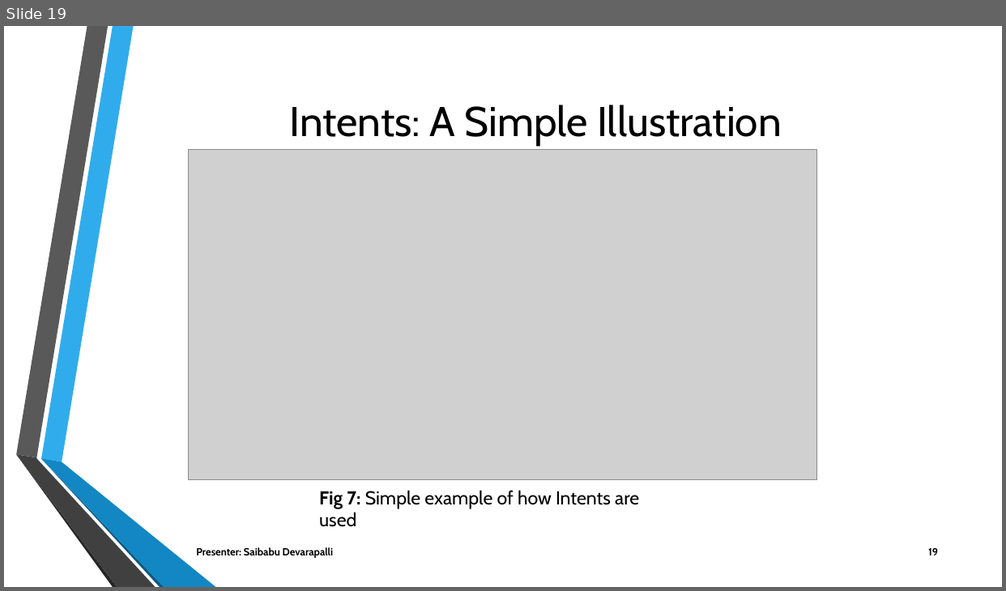
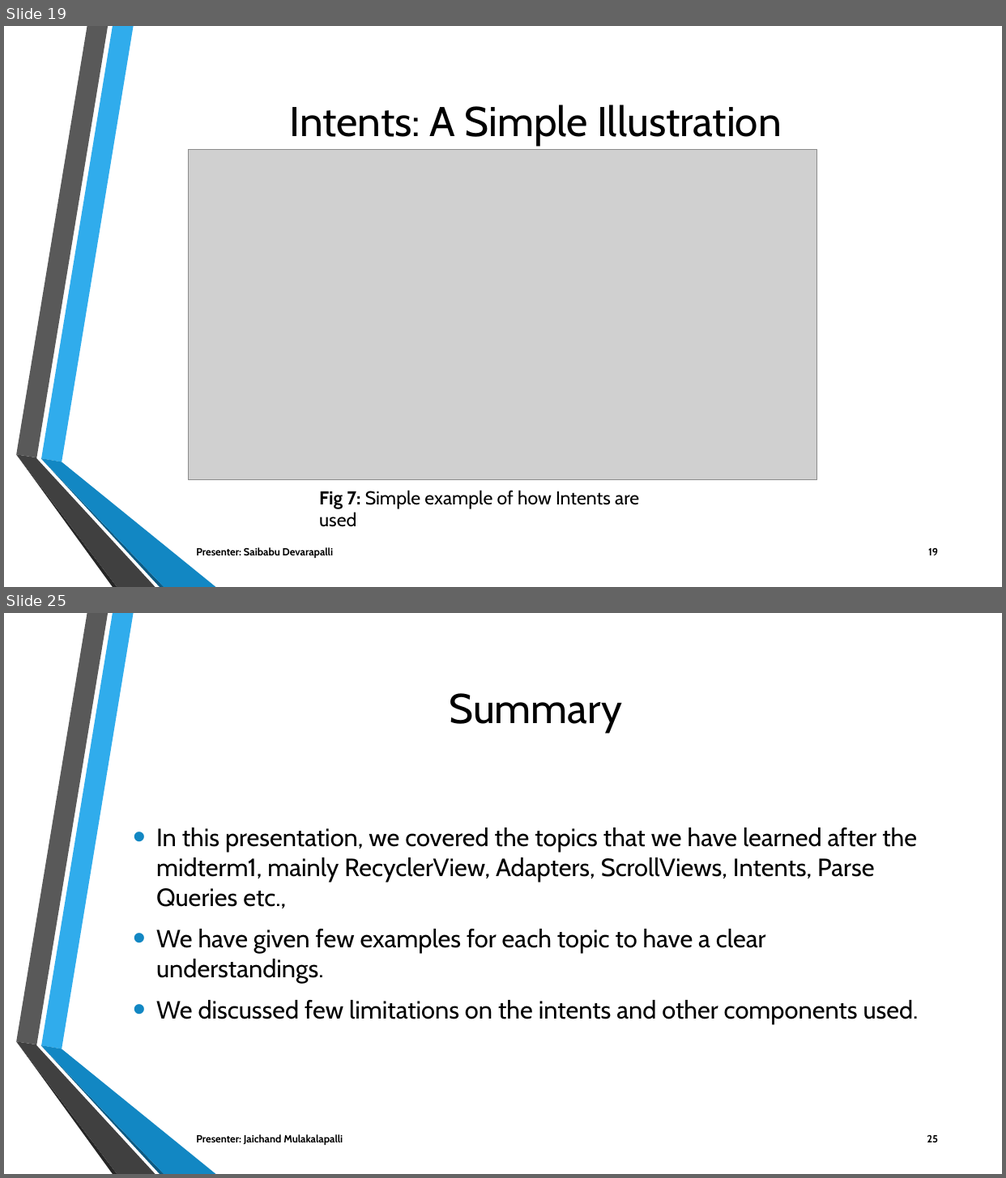
Before and after one commit to Sec03Team05Fall22GDP1/FreebiesforNewbies, a slide deck: Project_Files/Sprint10/FREEBIES FOR NEWBIES Workshop2.pptx. Shown one above the other, each under a label of ours: slide 19 before the commit, slides 19 and 25 after it; the slides between them are not shown. The pictures are 1006x591 and 1006x1178 pixels, drawn with LibreOffice and Linux fonts; fonts in the diff are those of the drawing; grey boxes stand for pictures; background and template pictures are left out. Boxes give left, top, right and bottom in pixels: in the first picture for what was removed or moved away, otherwise in the second. Text is boxed around its words. In the diff, an @@ line names an element or a change of style, - is before the commit and + after.

Commit message:
Updated Workshop2 Slides covering the assigned topics for Jaichand M

```diff
--- a/Project_Files/Sprint10/FREEBIES FOR NEWBIES Workshop2.pptx
+++ b/Project_Files/Sprint10/FREEBIES FOR NEWBIES Workshop2.pptx
@@ slide 25 added at (4,613,1002,1174), background picture (left out); not listed: 6 template elements that a slide beside it also shows @@
@@ title added at (449,693,621,731), 40 pt, text #000000 @@
+Summary
@@ text added at (156,828,918,1024), 24 pt, text #000000 @@
+• In this presentation, we covered the topics that we have learned after the midterm1, mainly RecyclerView, Adapters, ScrollViews, Intents, Parse Queries etc.,
+• We have given few examples for each topic to have a clear understandings.
+• We discussed few limitations on the intents and other components used.
@@ text added at (196,1135,343,1145), 10 pt, text #000000, bold @@
+Presenter: Jaichand Mulakalapalli
@@ page number added at (927,1135,938,1143), 10 pt, text #000000, bold @@
+25
```
Also in this commit, not shown: 8 other slides added.
